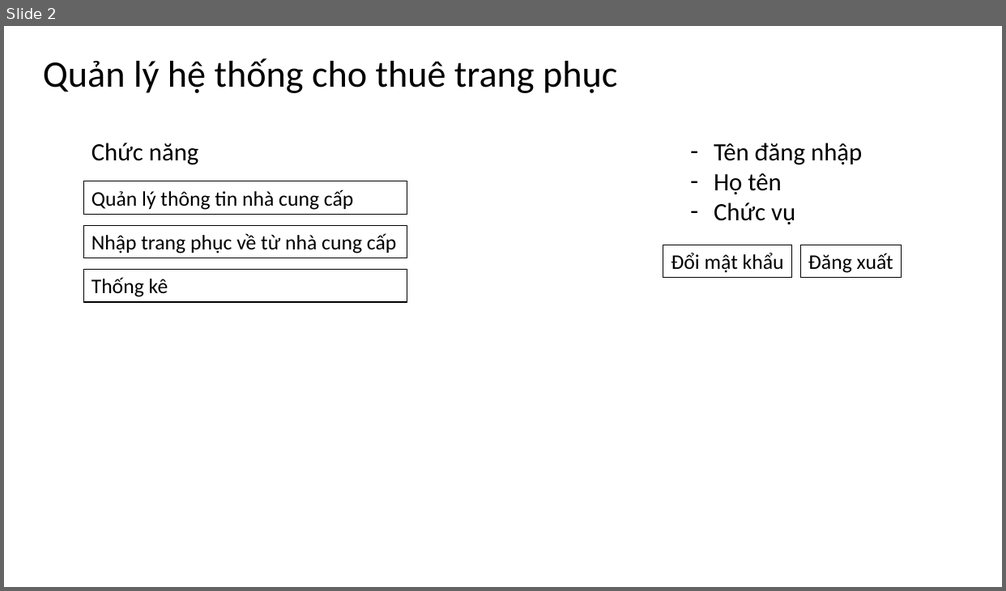
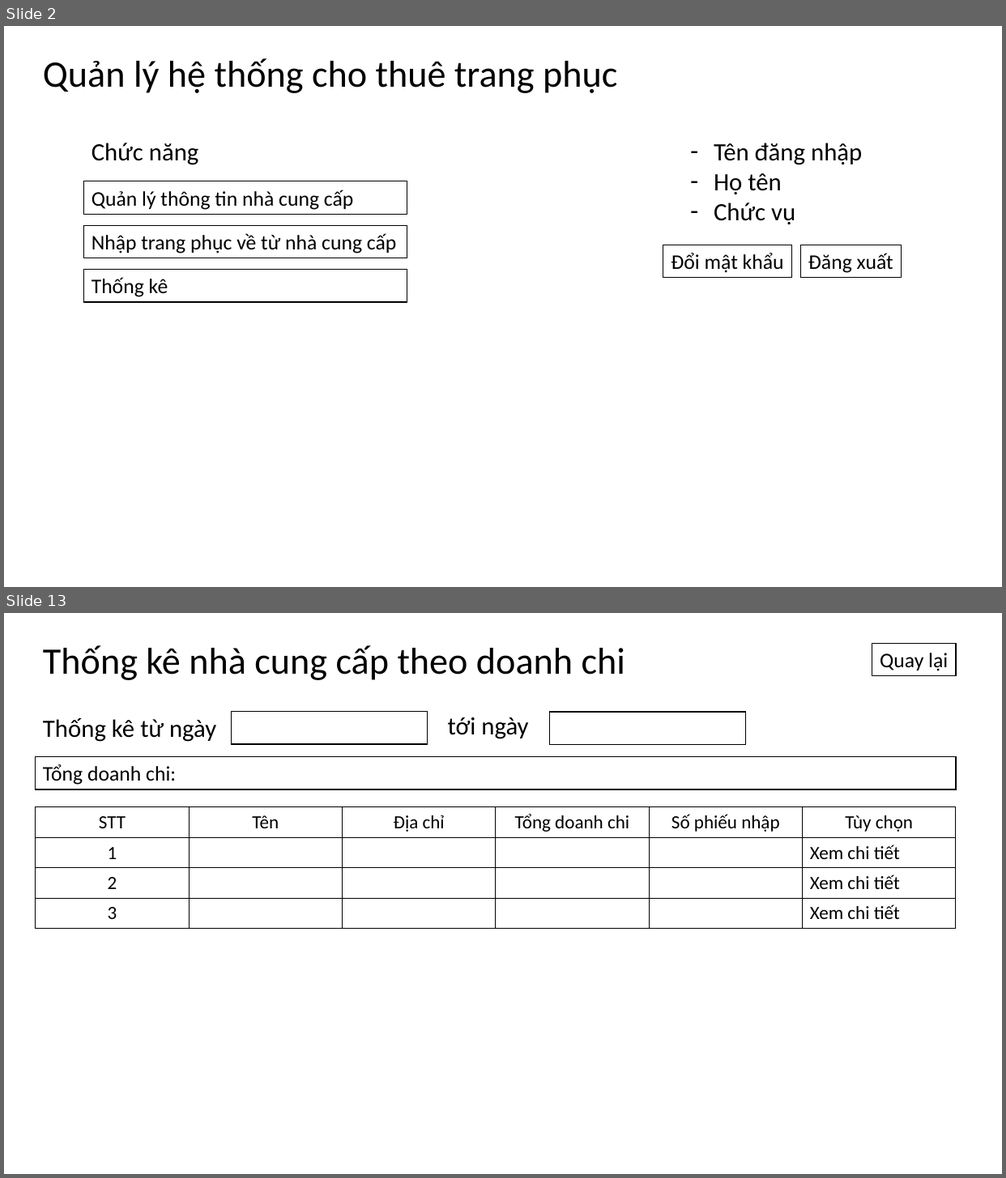
Before and after one commit to tuk3kCS/PTIT, a slide deck: 20251/Phân tích thiết kế HTTT/Hình vẽ/UI.pptx. Shown one above the other, each under a label of ours: slide 2 before the commit, slides 2 and 13 after it; the slides between them are not shown. The pictures are 1006x591 and 1006x1178 pixels, drawn with LibreOffice and Linux fonts; fonts in the diff are those of the drawing. Boxes give left, top, right and bottom in pixels: in the first picture for what was removed or moved away, otherwise in the second. Text is boxed around its words. In the diff, an @@ line names an element or a change of style, - is before the commit and + after.

```diff
--- a/20251/Phân tích thiết kế HTTT/Hình vẽ/UI.pptx
+++ b/20251/Phân tích thiết kế HTTT/Hình vẽ/UI.pptx
@@ slide 13 added at (4,613,1002,1174), background #FFFFFF @@
@@ text added at (43,645,625,680), 36 pt, text #000000 @@
+Thống kê nhà cung cấp theo doanh chi
@@ rectangle added at (872,643,957,676), fill #FFFFFF, outline #000000 1 pt, 20 pt, text #000000 @@
+Quay lại
@@ text added at (43,718,216,742), 24 pt, text #000000 @@
+Thống kê từ ngày
@@ rectangle added at (232,712,428,745), fill #FFFFFF, outline #000000 1 pt @@
@@ text added at (448,717,528,739), 24 pt, text #000000 @@
+tới ngày
@@ rectangle added at (550,712,746,745), fill #FFFFFF, outline #000000 1 pt @@
@@ rectangle added at (36,756,957,790), fill #FFFFFF, outline #000000 1 pt, 20 pt, text #000000 @@
+Tổng doanh chi:
@@ table added at (36,807,957,929), 4 rows, 6 columns @@
+STT | Tên | Địa chỉ | Tổng doanh chi | Số phiếu nhập | Tùy chọn
+1 |  |  |  |  | Xem chi tiết
+2 |  |  |  |  | Xem chi tiết
+3 |  |  |  |  | Xem chi tiết
```
Also in this commit, not shown: 1 slide changed, 11 other slides added, 17 other files.
